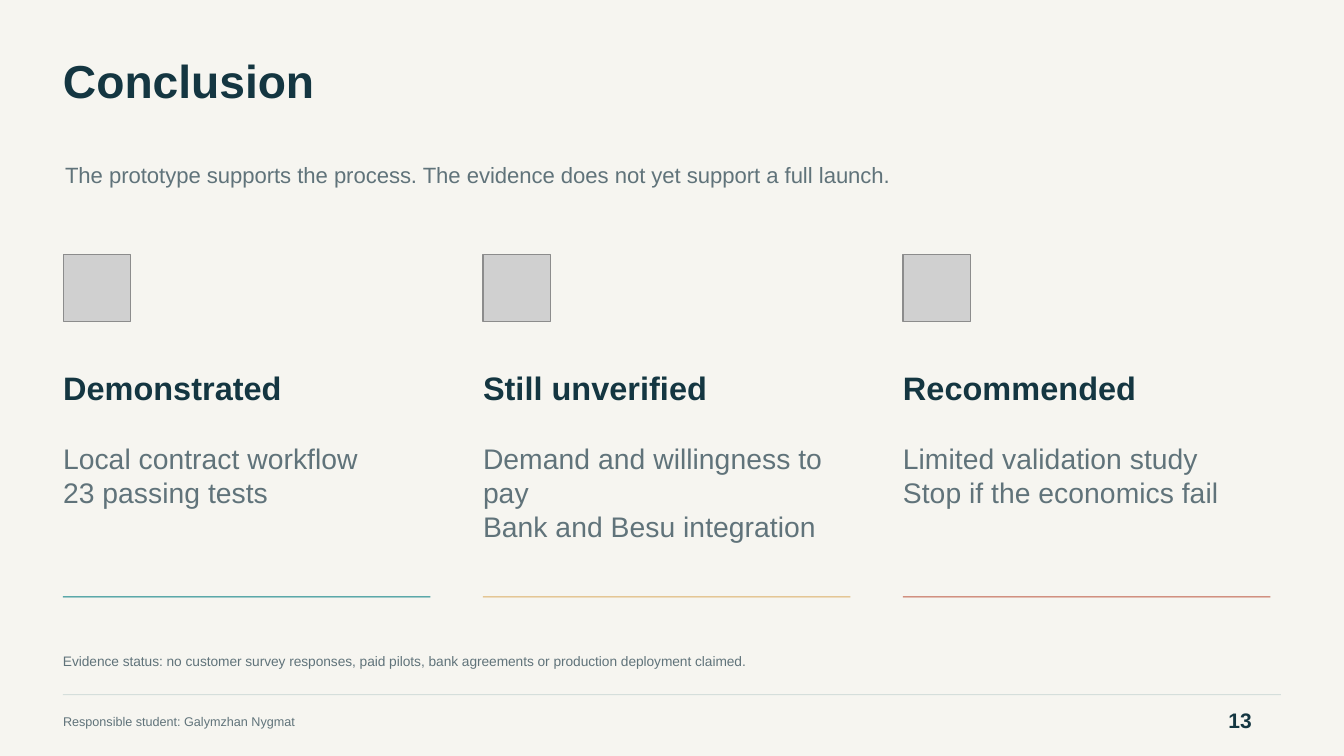
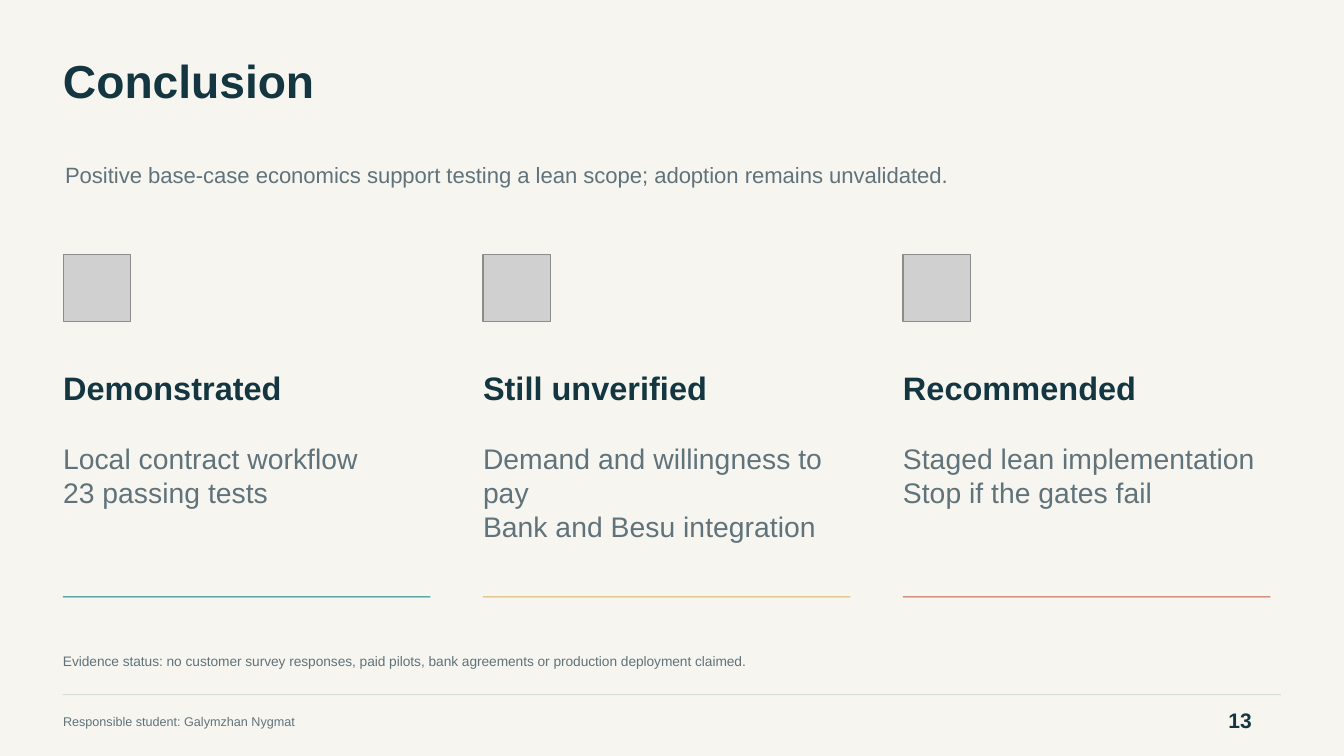
Before and after one commit to Arlan-prog/FinanceFinal, a slide deck: slide 13 of Final_Project_Presentation.pptx. Drawn at 1344x756 pixels with LibreOffice and Linux fonts; fonts in the diff are those of the drawing; grey boxes stand for pictures. Boxes give left, top, right and bottom in pixels: in the first picture for what was removed or moved away, otherwise in the second. Text is boxed around its words. In the diff, an @@ line names an element or a change of style, - is before the commit and + after.

Commit message:
Revise Kepil to conditional lean B2B model with monthly cash flow and sourced assumptions

```diff
--- a/Final_Project_Presentation.pptx
+++ b/Final_Project_Presentation.pptx
@@ text at [65, 167, 948, 188]: text changed @@
-The prototype supports the process. The evidence does not yet support a full launch.
+Positive base-case economics support testing a lean scope; adoption remains unvalidated.
@@ text at [903, 448, 1254, 509]: text changed @@
-Limited validation study
-Stop if the economics fail
+Staged lean implementation
+Stop if the gates fail
```
Also in this commit, not shown: 11 other slides changed, 17 other files.
